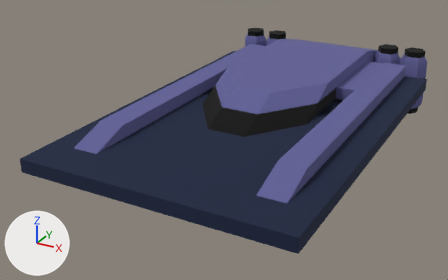
An edit to the OBJ model models/newcars/car7/car7.obj, drawn before and after from the same camera.
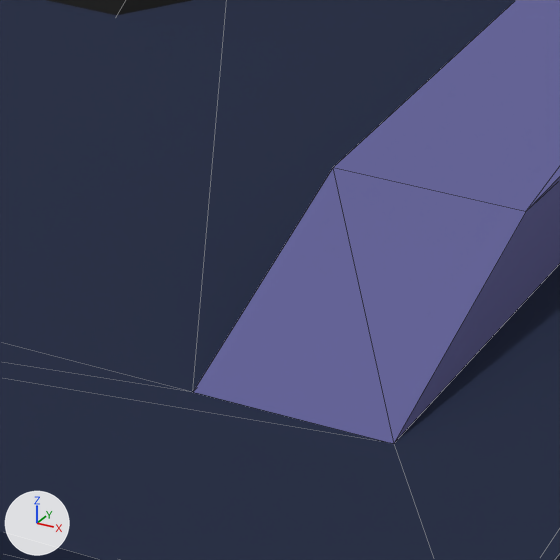
The first picture shows the older version from a camera (50 mm lens) standing at (2.48, -4.1, 2.16) and looking at (0.24, -0.01, 0.12). The close-ups show both versions on the part from 50% to 70% of the width and 48% to 79% of the height of that picture; other places that the commit changed are outside them. The axes (+X, +Y, +Z) are drawn at lower left. The lights are the same throughout. The close-ups show mesh edges as thin lines. Where no turn or scale is listed for an object, it has been applied to the vertices.

Objects in the first close-up: 'car7'.
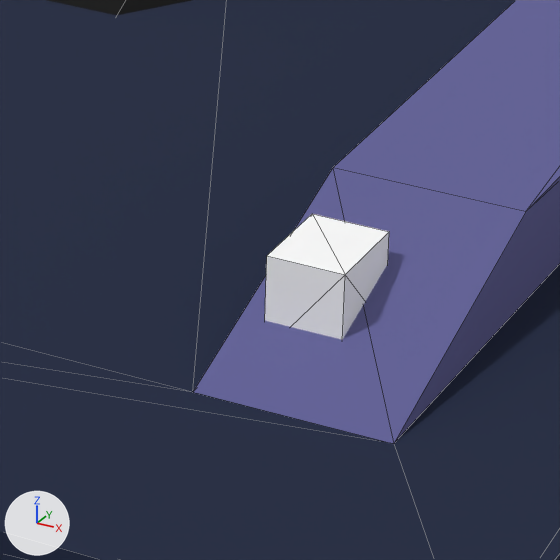
What differs and where, as boxes [x1, y1, x2, y2] in the close-ups (560 x 560 px):
part 1 of me_car7, added
    after: [265, 214, 389, 340]

What the commit changed:
Material 'standardlight(Clone)' (mat_standardlight_clone) is new.
Its base color is (1.0, 1.0, 1.0) (white #ffffff).
Its roughness is 1.0.
me_car7 has 266 vertices, 520 faces and spans x -0.48..1.5, y -1.5..1.96, z 0.0..0.6.
me_car7 is used by ob_car7; location (0.0, 0.0, 0.0).
me_car7 part 1: a new loose piece, a box spanning x 1.128..1.206, y -1.1..-1.0, z 0.4..0.5, in mat_standardlight_clone (white #ffffff).
me_car7 now uses material mat_standardlight_clone (white #ffffff).
